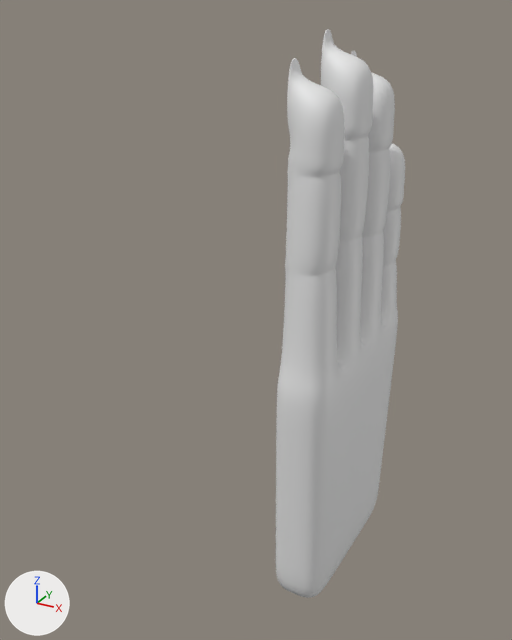
The Blender file 20.05.2025_Hand.blend: old version first, new version second.
Before and after are seen from a 50 mm camera at (2.25, -5.74, 3.93) aimed at (-0.38, -0.96, 1.54). Arrows for +X, +Y and +Z are at lower left; the lights stay in place.

The first picture shows 'Hand'.
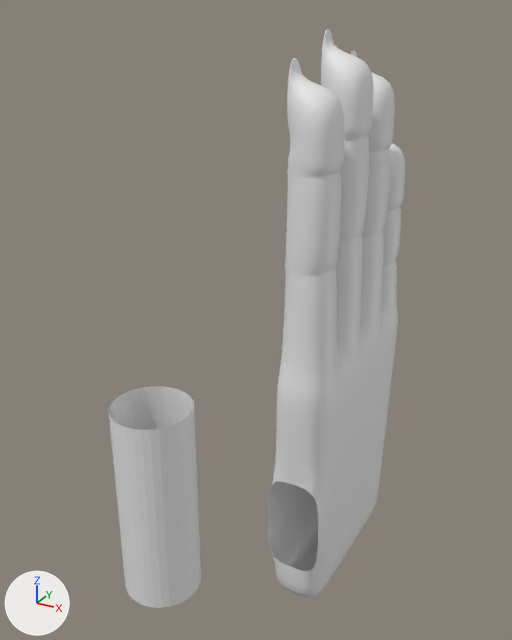
Pixel boxes (x1, y1, x2, y2) of what changed, in the pictures (512 x 640 px):
```json
{"object": "Hand", "change": "reshaped", "before": [276, 29, 405, 598], "after": [109, 29, 405, 608], "on screen": "128% wider"}
{"part": 1, "of": "me_mesh_hand", "change": "added", "after": [109, 386, 201, 608]}
{"part": 2, "of": "me_mesh_hand", "change": "deleted", "before": [276, 474, 319, 572]}
```

The change, as JSON lines over the scene's bpy script:
```json
{"block": "me_mesh_hand", "where": "# used by ob_hand; location = (0.0, 0.0, 0.0)"}
{"block": "me_mesh_hand", "where": "# verts and faces of me_mesh_hand; kept vertices keep their numbers, new ones are numbered from 350"}
{"block": "me_mesh_hand", "where": "# before: 0 (-0.27, -0.91, -1.0), 4 (0.25, -0.91, -1.0), 20 (-0.27, -0.93, -0.5), 21 (-0.26, -0.95, 0.0), 30 (0.27, -0.96, 0.0)"}
{"block": "me_mesh_hand", "where": "# before: 31 (0.26, -0.93, -0.5), 52 (-0.01, -0.91, -1.0), 57 (0.0, -0.93, -0.5), 58 (0.0, -0.96, 0.0)"}
{"op": "remove", "block": "me_mesh_hand", "code": "me_mesh_hand.from_pydata(...)  # 350 vertices, 348 faces; spans x -0.28..0.28, y -1.0..1.24, z -1.55..3.79"}
{"op": "add", "block": "me_mesh_hand", "code": "me_mesh_hand.from_pydata(...)  # 373 vertices, 360 faces; spans x -0.28..0.28, y -3.17..1.24, z -1.55..3.79"}
{"block": "me_mesh_hand", "change": "me_mesh_hand part 1: a new loose piece of 24 vertices spanning x -0.27..0.27, y -3.17..-2.63, z 0.52..1.82, in mat_material_hand (white #e7e7e7)"}
{"block": "me_mesh_hand", "change": "me_mesh_hand part 2"}
{"op": "add", "block": "me_mesh_hand", "code": "delete_vertices([57])  # with the faces that use them"}
```
